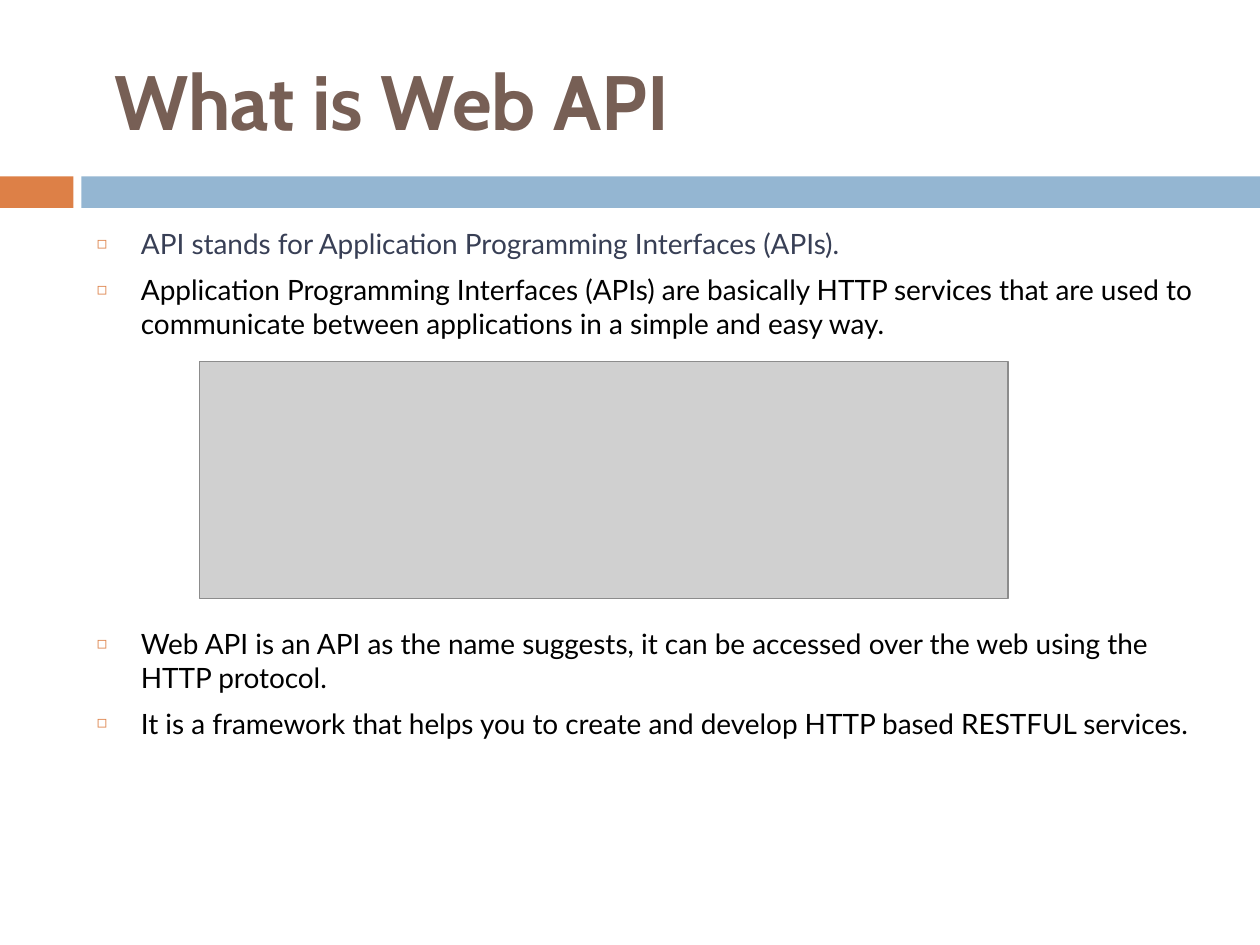
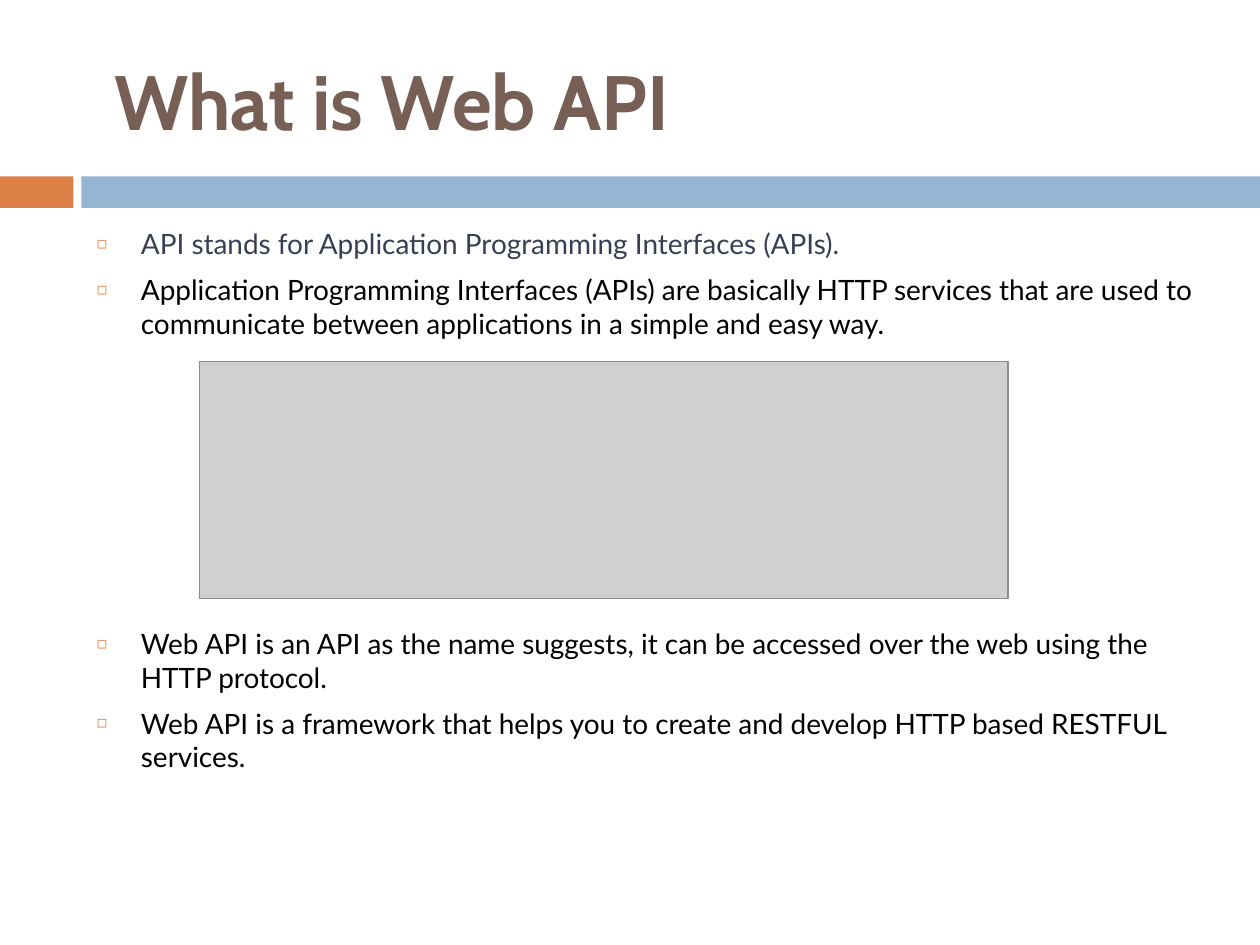
Before and after one commit to sandotnet/Iprime-batch1, a slide deck: slide 3 of Asp.net Core/PPT/WebApi.pptx. Drawn at 1260x945 pixels with LibreOffice and Linux fonts; fonts in the diff are those of the drawing; grey boxes stand for pictures. Boxes give left, top, right and bottom in pixels: in the first picture for what was removed or moved away, otherwise in the second. Text is boxed around its words. In the diff, an @@ line names an element or a change of style, - is before the commit and + after.

```diff
--- a/Asp.net Core/PPT/WebApi.pptx
+++ b/Asp.net Core/PPT/WebApi.pptx
@@ text at bbox=[141, 713, 1167, 768]: text changed @@
-◻ It is a framework that helps you to create and develop HTTP based RESTFUL services.
+◻ Web API is a framework that helps you to create and develop HTTP based RESTFUL services.
```
Also in this commit, not shown: 3 other slides changed, 1 other file.
